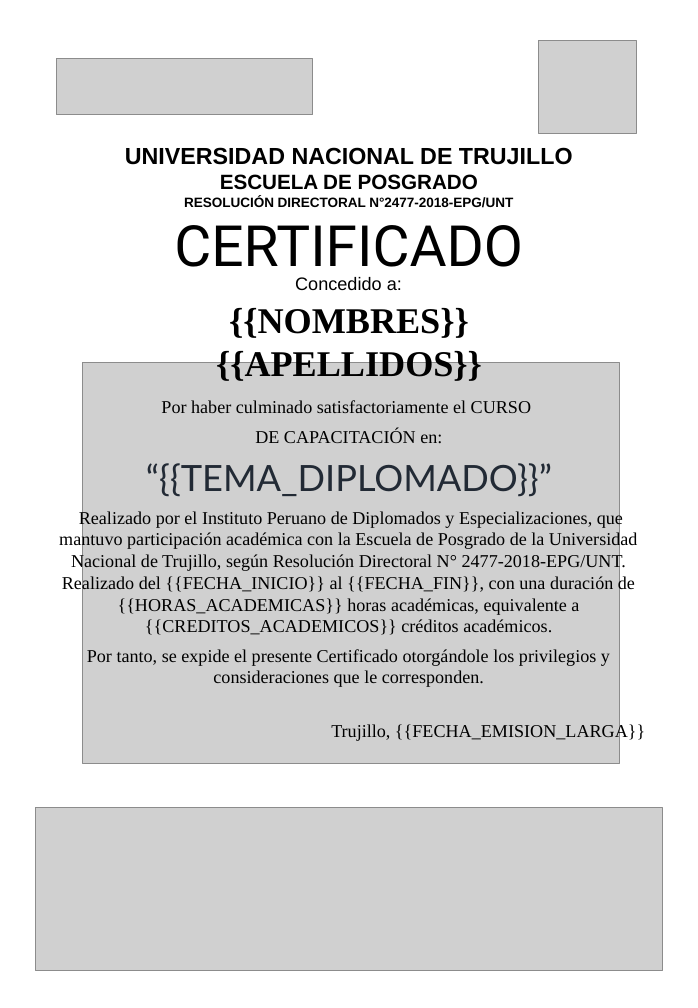
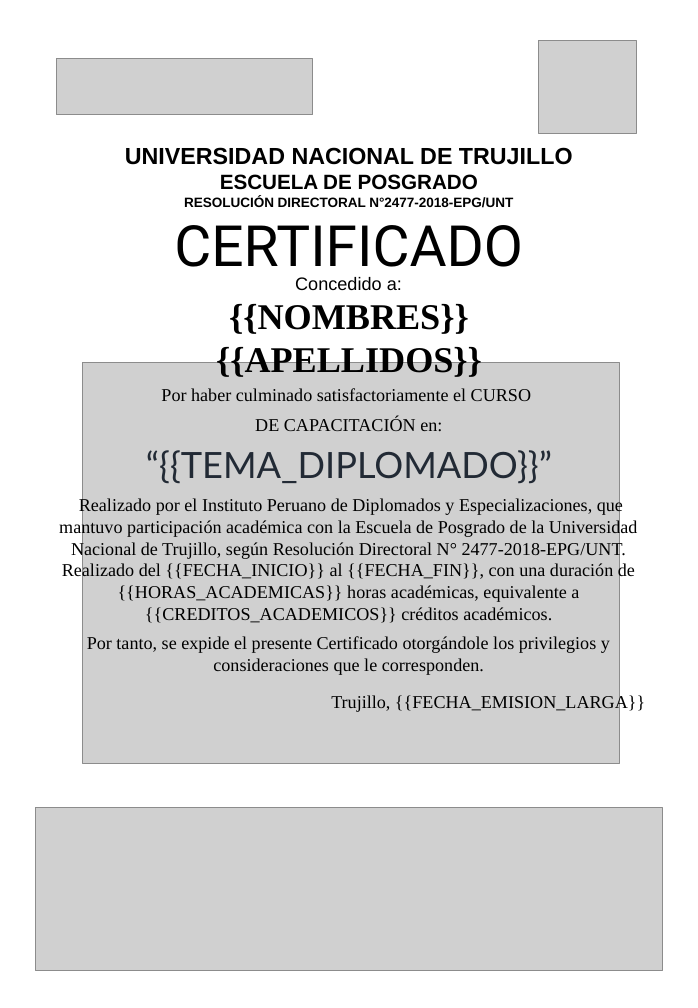
Before and after one commit to CuevaBenjamin-dev/ipde_backend_certificados_automatition, a slide deck: slide 1 of app/templates/universidad_2qrs/plantilla_curso_de_capacitacion.pptx. Drawn at 698x1008 pixels with LibreOffice and Linux fonts; fonts in the diff are those of the drawing; grey boxes stand for pictures; background and template pictures are left out. Boxes give left, top, right and bottom in pixels: in the first picture for what was removed or moved away, otherwise in the second. Text is boxed around its words. In the diff, an @@ line names an element or a change of style, - is before the commit and + after.

Commit message:
Se agregó estabilidad completa en modelos 2qrs, y instituto también

```diff
--- a/app/templates/universidad_2qrs/plantilla_curso_de_capacitacion.pptx
+++ b/app/templates/universidad_2qrs/plantilla_curso_de_capacitacion.pptx
@@ text "{{NOMBRES}}": place and size @@
-text "{{NOMBRES}}" at [216, 308, 482, 381]
+text "{{NOMBRES}}" at [216, 304, 482, 377]
@@ text "Por haber culminado satisfactoriamente el ...": place and size @@
-text "Por haber culminado satisfactoriamente el ..." at [59, 400, 638, 687]
+text "Por haber culminado satisfactoriamente el ..." at [59, 388, 638, 675]
@@ text "Por haber culminado satisfactoriamente el ..." at [59, 388, 638, 675]: vertical alignment middle to top @@
@@ text "Trujillo, {{FECHA_EMISION_LARGA}}": place and size @@
-text "Trujillo, {{FECHA_EMISION_LARGA}}" at [331, 723, 645, 741]
+text "Trujillo, {{FECHA_EMISION_LARGA}}" at [331, 694, 645, 712]
```
Also in this commit, not shown: 1 other slide changed, 6 other files.
